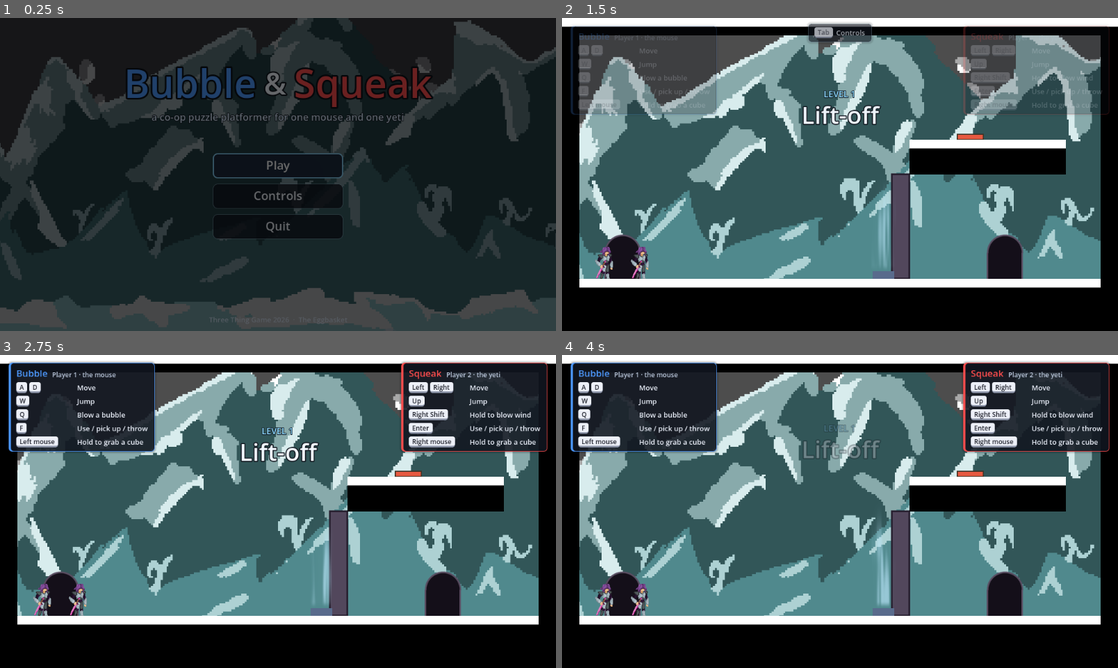
Above: before the commit, frames 1-4 (two rows, left to right).
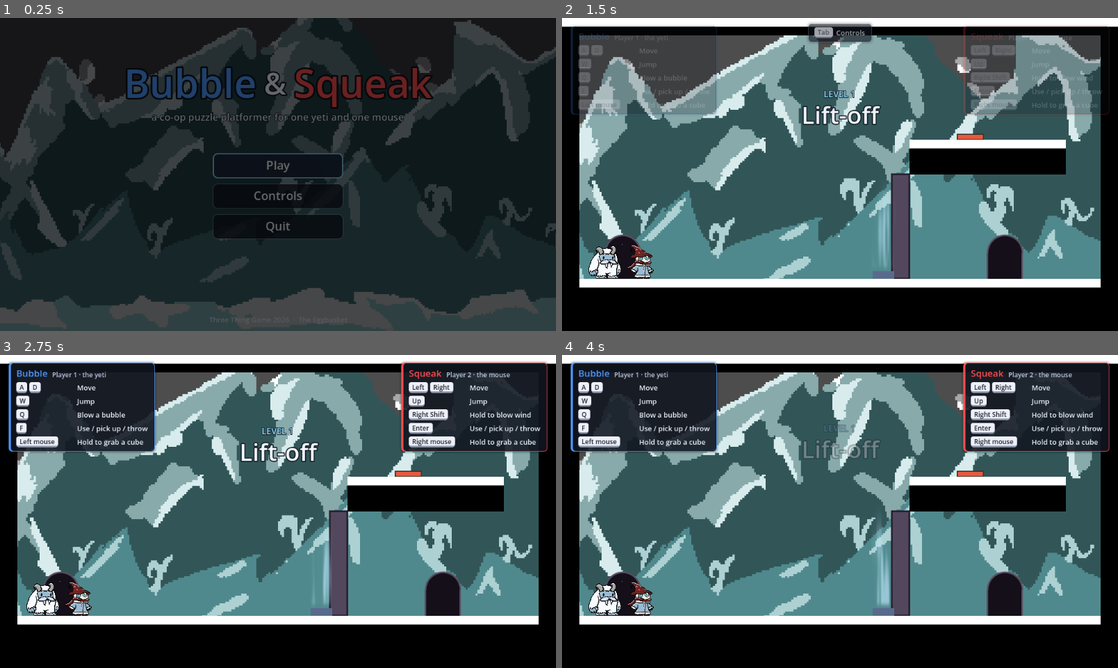
Above: after the commit, the same moments.

Repository: Michael-K-Williams/The-Eggbasket---ThreeThingGameSubmission2026
Game: Godot game, scene res://Scenes/main_menu.tscn
Same seed, same stepped clock (60 frames per second), same inputs: the game is played once before the commit and once after it.
Inputs:
- Up to frame 1 (0.25 s): no input
- Up to frame 2 (1.5 s): click "Play" at 0.5 s; hold Tab (toggle_controls) from 1.28 s (still down)
- Up to frame 3 (2.75 s): release Tab (toggle_controls) at 2.03 s; tap Tab (toggle_controls) at 2.1 s
- Up to frame 4 (4 s): hold Tab (toggle_controls) 2.78-3.53 s; tap Tab (toggle_controls) at 3.6 s

The runs differ from the first frame. In frame 1, 0.2% of the frame differs, in the area x 56-73%, y 30-34%; in frame 2, 0.8%; in frame 3, 0.9%, in the area x 4-92%, y 5-84%; in frame 4, 0.9%.

Commit message:
Add Bubble and Squeak character sprites
- raif's Bubble (the yeti) and Squeak (the mouse in the wizard hat),
  exported from the .aseprite files to sprites/characters, sources kept
  in sprites/characters/source. Squeak uses the clean red-hat frame
- player_bubble / player_wind use them, sprite flips with facing
- Menu subtitle and control cards say Bubble's the yeti, Squeak's the mouse

Diff:
--- a/bubble-&-squeak-/Scenes/player_bubble.tscn
+++ b/bubble-&-squeak-/Scenes/player_bubble.tscn
@@ -2,8 +2,23 @@
 
 [ext_resource type="PackedScene" uid="uid://bn60vt6u4pnmg" path="res://Scenes/player.tscn" id="1_base"]
 [ext_resource type="Script" path="res://Scripts/bubble_yeti.gd" id="2_script"]
+[ext_resource type="Texture2D" path="res://sprites/characters/Bubble.png" id="3_sprite"]
+
+[sub_resource type="SpriteFrames" id="SpriteFrames_bubble"]
+animations = [{
+"frames": [{
+"duration": 1.0,
+"texture": ExtResource("3_sprite")
+}],
+"loop": true,
+"name": &"default",
+"speed": 5.0
+}]
 
 [node name="PlayerBubble" unique_id=0 instance=ExtResource("1_base")]
 collision_layer = 2
 script = ExtResource("2_script")
 player_id = 1
+
+[node name="AnimatedSprite2D" parent="." index="1"]
+sprite_frames = SubResource("SpriteFrames_bubble")
--- a/bubble-&-squeak-/Scenes/player_wind.tscn
+++ b/bubble-&-squeak-/Scenes/player_wind.tscn
@@ -2,8 +2,23 @@
 
 [ext_resource type="PackedScene" uid="uid://bn60vt6u4pnmg" path="res://Scenes/player.tscn" id="1_base"]
 [ext_resource type="Script" path="res://Scripts/wind_yeti.gd" id="2_script"]
+[ext_resource type="Texture2D" path="res://sprites/characters/Squeak.png" id="3_sprite"]
+
+[sub_resource type="SpriteFrames" id="SpriteFrames_squeak"]
+animations = [{
+"frames": [{
+"duration": 1.0,
+"texture": ExtResource("3_sprite")
+}],
+"loop": true,
+"name": &"default",
+"speed": 5.0
+}]
 
 [node name="PlayerWind" unique_id=0 instance=ExtResource("1_base")]
 collision_layer = 2
 script = ExtResource("2_script")
 player_id = 2
+
+[node name="AnimatedSprite2D" parent="." index="1"]
+sprite_frames = SubResource("SpriteFrames_squeak")
--- a/bubble-&-squeak-/Scripts/controls_legend.gd
+++ b/bubble-&-squeak-/Scripts/controls_legend.gd
@@ -10,9 +10,9 @@
 
 const BUBBLE_COL := Color(0.3, 0.6, 1.0)    # same as the cave orbs
 const SQUEAK_COL := Color(1.0, 0.3, 0.3)
-# Bubble's the mouse and Squeak's the yeti, the names are the wrong way round on purpose
-const P1_SUB := "Player 1 · the mouse"
-const P2_SUB := "Player 2 · the yeti"
+# Bubble's the yeti, Squeak's the mouse in the wizard hat
+const P1_SUB := "Player 1 · the yeti"
+const P2_SUB := "Player 2 · the mouse"
 
 const P1_ROWS := [
 	[["A", "D"], "Move"],
--- a/bubble-&-squeak-/Scripts/main_menu.gd
+++ b/bubble-&-squeak-/Scripts/main_menu.gd
@@ -1,6 +1,6 @@
 # Title screen: the level backdrop with drifting clouds and bubbles floating up,
 # the title in the players' colours, and Play / Controls / Quit.
-# Bubble is the mouse (player 1), Squeak is the yeti (player 2). Yes, that way round.
+# Bubble is the yeti (player 1), Squeak is the mouse in the wizard hat (player 2).
 extends Control
 
 const FIRST_LEVEL := "res://Scenes/level_1.tscn"
@@ -104,7 +104,7 @@
 	row.add_child(UiStyle.title("&", 56))
 	row.add_child(UiStyle.title("Squeak", 72, ControlsLegend.SQUEAK_COL))
 	col.add_child(row)
-	col.add_child(UiStyle.title("a co-op puzzle platformer for one mouse and one yeti", 18, Color(0.85, 0.92, 1.0)))
+	col.add_child(UiStyle.title("a co-op puzzle platformer for one yeti and one mouse", 18, Color(0.85, 0.92, 1.0)))
 	_title = col
 
 	# gentle bob
--- a/bubble-&-squeak-/Scripts/movement.gd
+++ b/bubble-&-squeak-/Scripts/movement.gd
@@ -203,6 +203,10 @@
 	var direction := Input.get_axis(_act_left, _act_right)
 	if direction != 0.0:
 		_facing = signf(direction)
+		# the art faces right, mirror it when we turn round
+		var sprite := get_node_or_null("AnimatedSprite2D") as AnimatedSprite2D
+		if sprite:
+			sprite.flip_h = _facing < 0.0
 		if _bubble_timer <= bubble_leave_time:
 			set_bubbled(false)
 	var speed := move_speed
Binary file added: bubble-&-squeak-/sprites/characters/Bubble.png
Not shown, added: bubble-&-squeak-/sprites/characters/Bubble.png.import
Binary file added: bubble-&-squeak-/sprites/characters/Squeak.png
Not shown, added: bubble-&-squeak-/sprites/characters/Squeak.png.import
Binary file added: bubble-&-squeak-/sprites/characters/source/Bubble.aseprite
Binary file added: bubble-&-squeak-/sprites/characters/source/Squeak.aseprite
